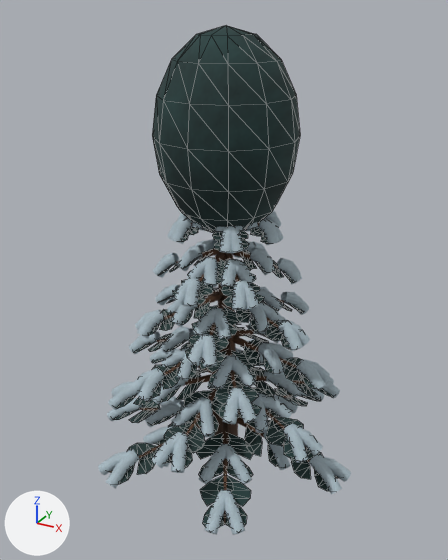
An edit to the glTF model godot/assets/models/prop_fir_0.glb, drawn before and after from the same camera.
Rendered twice from a camera (50 mm lens) standing at (3.77, -6.91, 6.46) and looking at (-0.01, -0.03, 3.02). Arrows for +X, +Y and +Z are at lower left; the lights stay in place. The picture after the commit comes second. Mesh edges are drawn as thin lines on the coarser meshes. Where no turn or scale is listed for an object, it has been applied to the vertices. Vertices at exactly the same position are counted once.

In view in the first picture: 'Fir_needles', 'Old_oak', 'Soft_windblown_snow'.
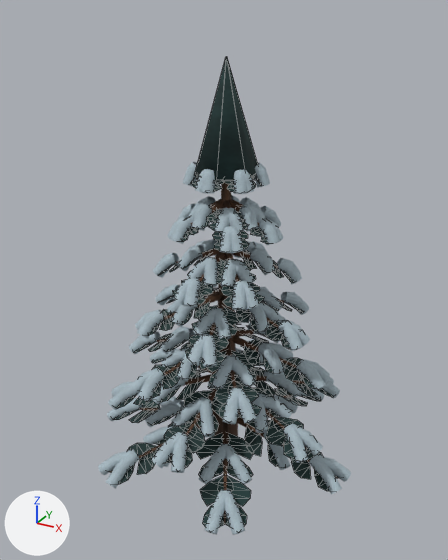
The change, as a list of edits to the scene's bpy script:
```text
Change me_fir_needles_336:
    used by ob_fir_needles; location = (0.0, 0.0, 0.0)
    remove me_fir_needles_336.from_pydata(...)  # 2633 vertices, 2224 faces; spans x -1.94..1.94, y -1.79..1.85, z 0.37..6.26
    add me_fir_needles_336.from_pydata(...)  # 2534 vertices, 2040 faces; spans x -1.94..1.94, y -1.79..1.85, z 0.37..5.92
    me_fir_needles_336 part 1: the loose piece of 97 vertices spanning x -0.93..0.93, y -0.93..0.93, z 3.71..6.26 is deleted
    me_fir_needles_336 part 2
    8 vertices are removed from x -0.14..0.14, y -0.1..0.14, z 4.99..5.92
    28 faces are deleted
    4 vertices move from x -0.1..0.1, y -0.14..0.1, z 4.99 to x -0.27..0.39, y -0.42..0.34, z 4.52
    6 vertices are added at (0.0, -0.01, 5.92), (0.01, 0.0, 5.92), (0.0, 0.01, 5.92), (-0.44, 0.0, 4.52), (0.39, -0.19, 4.52), (0.1, 0.42, 4.52)
    24 new faces join them
```

Where the change shows, as pixel boxes [x1, y1, x2, y2] in the pictures (448 x 560 px; the box of a moved part takes in the faces that stretch with it):
'Fir_needles', reshaped (6% shorter)
    before: [109, 25, 340, 527]
    after: [109, 57, 340, 527]
part 1 of me_fir_needles_336, deleted
    before: [152, 25, 300, 233]
part 2 of me_fir_needles_336, moved or reshaped (not visible before)
    after: [195, 57, 258, 180]
